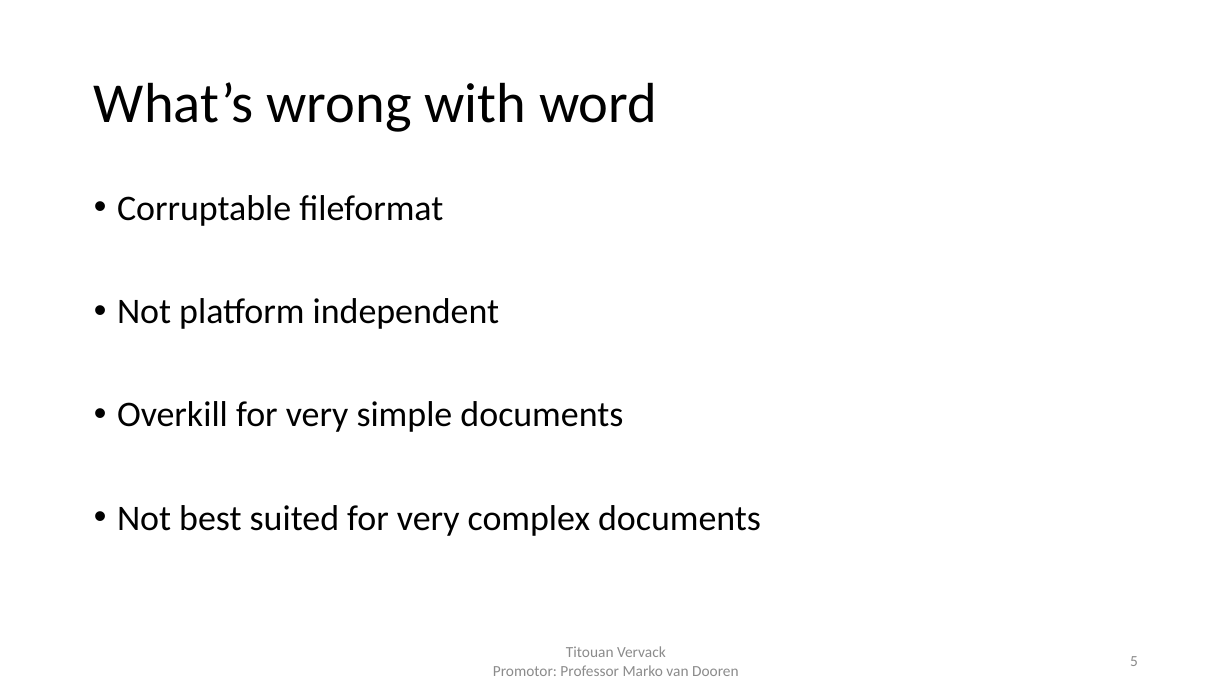
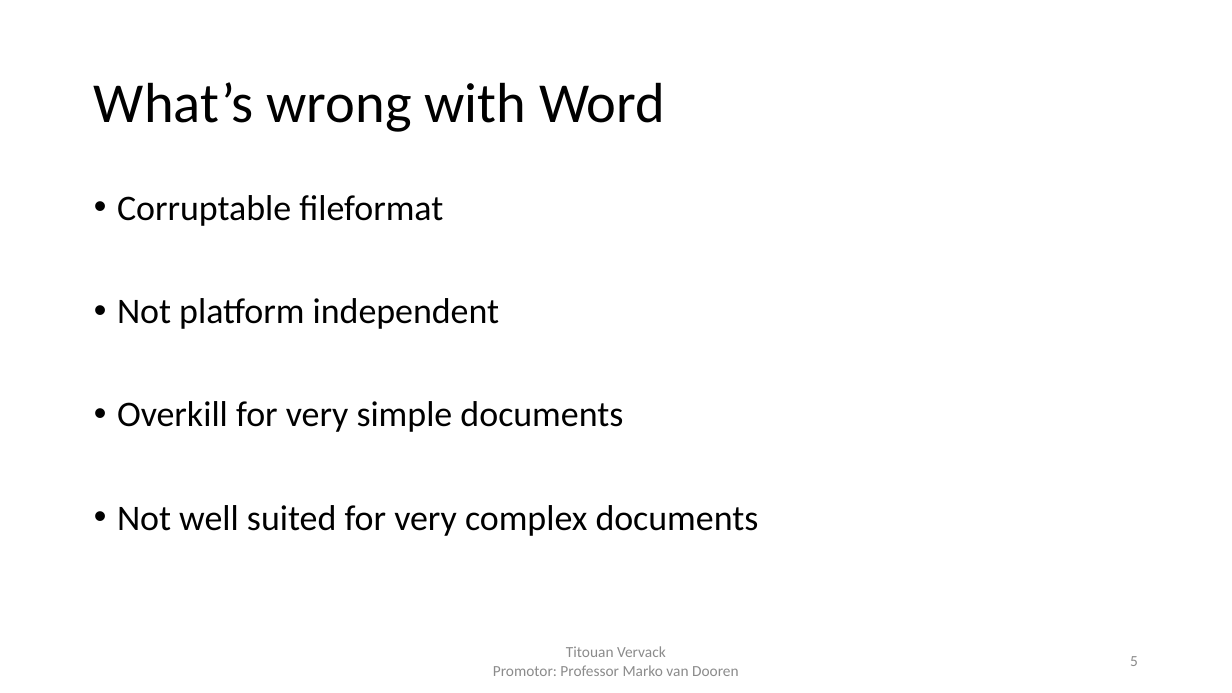
Before and after one commit to FlashYoshi/neio, a slide deck: slide 5 of presentation/Intermediate Presentation.pptx. Drawn at 1232x693 pixels with LibreOffice and Linux fonts; fonts in the diff are those of the drawing. Boxes give left, top, right and bottom in pixels: in the first picture for what was removed or moved away, otherwise in the second. Text is boxed around its words. In the diff, an @@ line names an element or a change of style, - is before the commit and + after.

```diff
--- a/presentation/Intermediate Presentation.pptx
+++ b/presentation/Intermediate Presentation.pptx
@@ title at <box>94,82,665,132</box>: text changed @@
-What’s wrong with word
+What’s wrong with Word
@@ text at <box>117,505,759,536</box>: text changed @@
-• Not best suited for very complex documents
+• Not well suited for very complex documents
```
Also in this commit, not shown: 12 other slides changed, 1 slide added, 6 other files.
